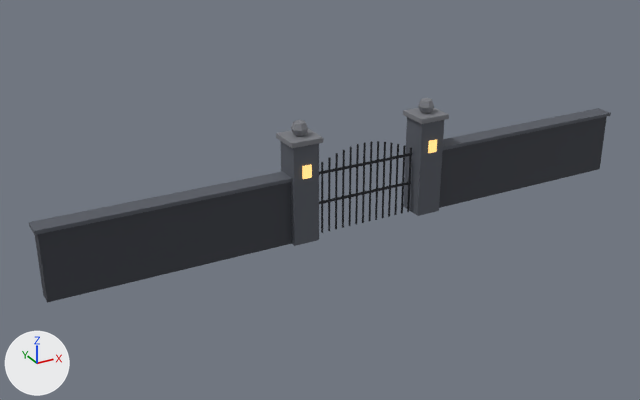
The Blender file blender/fuentes/escenario/verja_mansion.blend, before and after one commit.
Both versions are drawn from a 50 mm camera at (-14.52, -23.36, 12.88) aimed at (-1.49, 0.32, 1.04). Lighting does not change. The marker at lower left points along +X, +Y and +Z. The picture after the commit comes second.

The first picture shows 'VerjaMansion'.
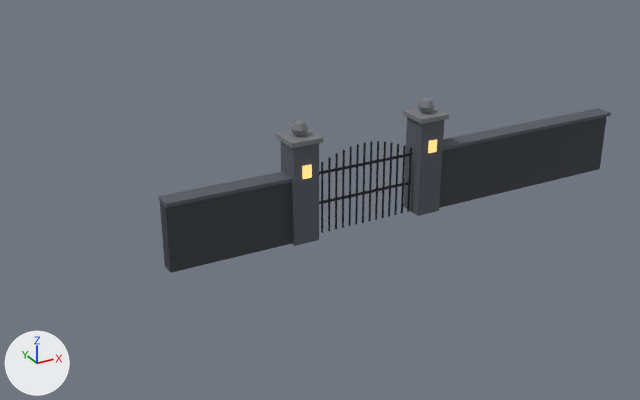
The edits, one by one:
me_verjamansion is used by ob_verjamansion; location (0.0, 0.0, 0.0).
Before the commit, vertices of me_verjamansion: 1 (-10.7, 0.2, 0.0) at pixel (43, 294), 2 (-10.7, 0.2, 2.2), 4 (-10.7, -0.2, 0.0) at pixel (47, 302), 7 (-10.7, -0.2, 2.2) at pixel (37, 233), 9 (-10.8, 0.3, 2.2) at pixel (29, 226).
Before the commit, vertices of me_verjamansion: 10 (-10.8, 0.3, 2.3) at pixel (28, 222), 12 (-10.8, -0.3, 2.2) at pixel (34, 235), 15 (-10.8, -0.3, 2.3) at pixel (33, 231).
me_verjamansion had 262 vertices, 218 faces and spanned x -10.8..10.8, y -0.6..0.6, z 0.0..4.1.
me_verjamansion now has 262 vertices, 218 faces and spans x -7.0..10.8, y -0.6..0.6, z 0.0..4.1.
Part 1, on me_verjamansion:
Vertices 1, 2, 4, 7 of me_verjamansion move by (3.7, 0.0, 0.0).
Vertices 9, 10, 12, 15 of me_verjamansion move by (3.8, 0.0, 0.0).

What differs and where, as boxes (x1, y1, x2, y2) in the pictures (640 x 400 px; the box of a moved part takes in the faces that stretch with it):
'VerjaMansion', reshaped (22% narrower, 15% shorter): before (29, 98, 611, 303); after (158, 98, 611, 273)
part 1 of me_verjamansion, moved or reshaped: before (29, 171, 292, 303); after (158, 171, 292, 273)
